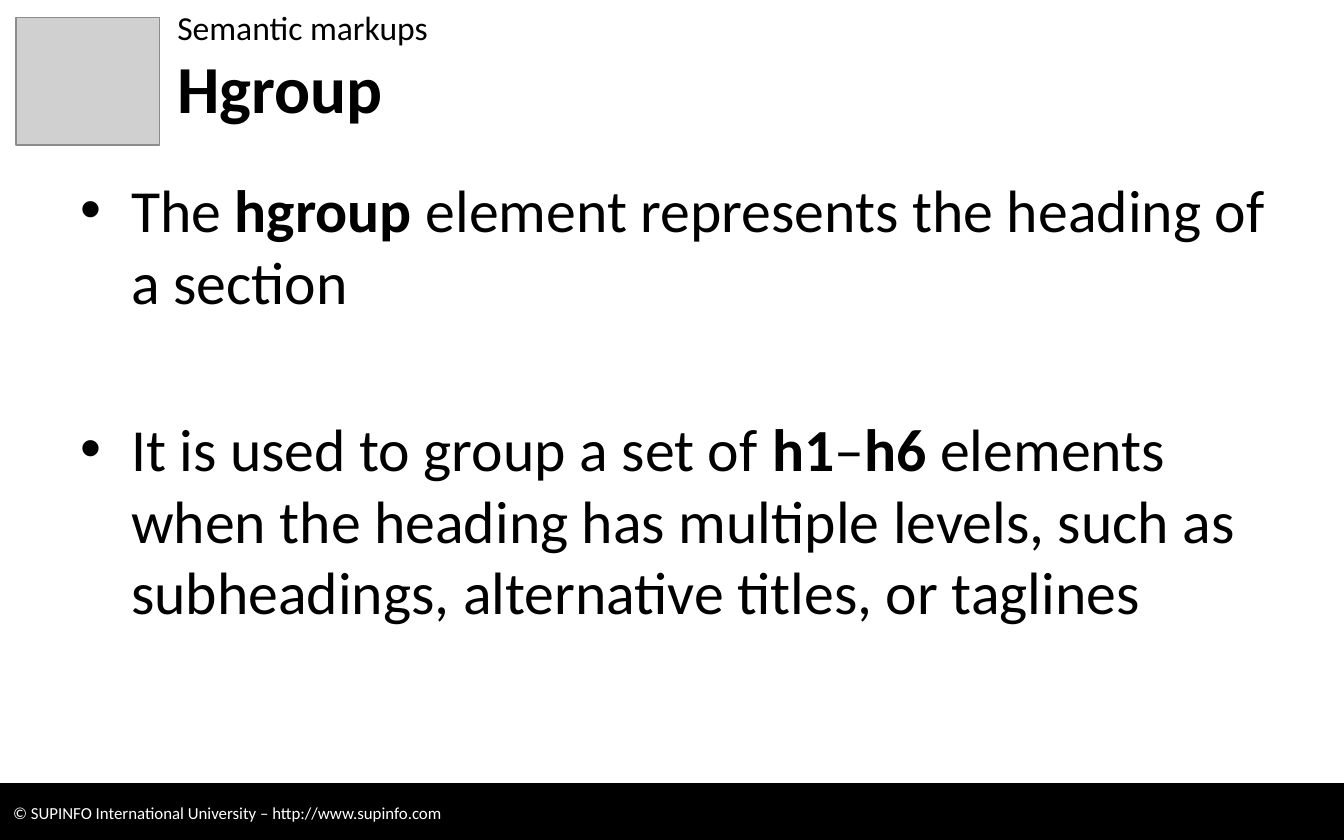
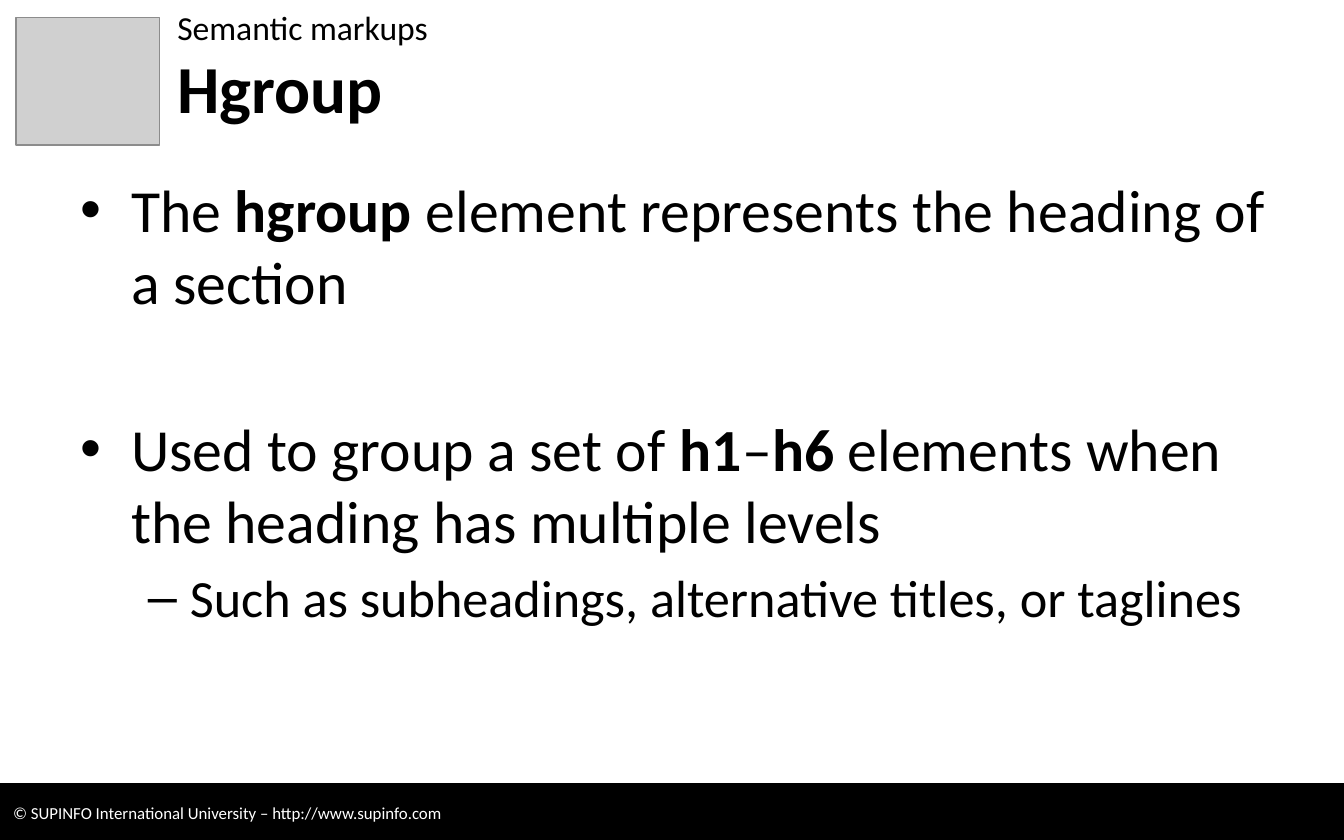
Before and after one commit to CodeCourses/3WEB, a slide deck: slide 16 of 04 - HTML5 - New Markups [RC without Labs].pptx. Drawn at 1344x840 pixels with LibreOffice and Linux fonts; fonts in the diff are those of the drawing; grey boxes stand for pictures; background and template pictures are left out. Boxes give left, top, right and bottom in pixels: in the first picture for what was removed or moved away, otherwise in the second. Text is boxed around its words. In the diff, an @@ line names an element or a change of style, - is before the commit and + after.

```diff
--- a/04 - HTML5 - New Markups [RC without Labs].pptx
+++ b/04 - HTML5 - New Markups [RC without Labs].pptx
@@ text at box(131, 429, 1241, 626): text changed @@
-• It is used to group a set of h1–h6 elements when the heading has multiple levels, such as subheadings, alternative titles, or taglines
+• Used to group a set of h1–h6 elements when the heading has multiple levels
+  – Such as subheadings, alternative titles, or taglines
```
Also in this commit, not shown: 7 other slides changed, 39 slides added, 8 other files.
